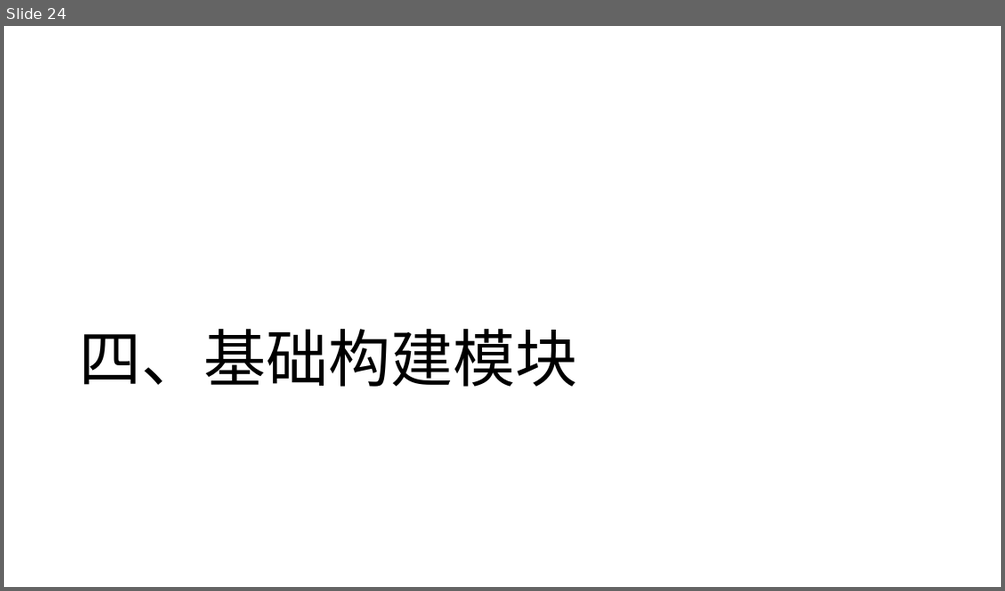
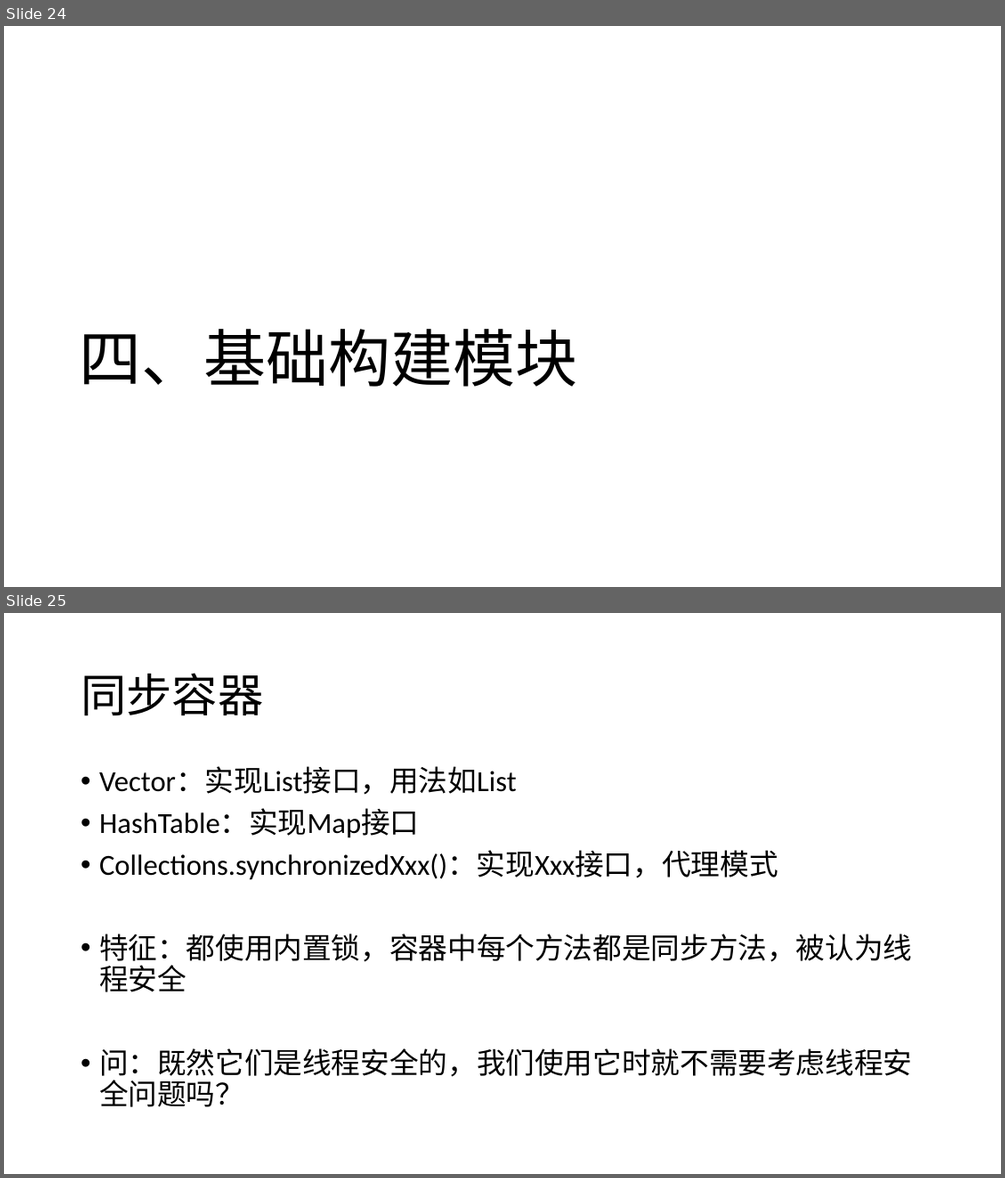
Before and after one commit to GerogeLeon/multithread_demo, a slide deck: JAVA并发编程.pptx. Shown one above the other, each under a label of ours: slide 24 before the commit, slides 24 and 25 after it. The pictures are 1005x591 and 1005x1178 pixels, drawn with LibreOffice and Linux fonts; fonts in the diff are those of the drawing. Boxes give left, top, right and bottom in pixels: in the first picture for what was removed or moved away, otherwise in the second. Text is boxed around its words. In the diff, an @@ line names an element or a change of style, - is before the commit and + after.

```diff
--- a/JAVA并发编程.pptx
+++ b/JAVA并发编程.pptx
@@ slide 25 added at <box>4,613,1001,1174</box>, background #FFFFFF @@
@@ title added at <box>81,673,263,716</box>, 44 pt, text #000000 @@
+同步容器
@@ text added at <box>99,767,912,1107</box>, 28 pt, text #000000 @@
+• Vector：实现List接口，用法如List
+• HashTable：实现Map接口
+• Collections.synchronizedXxx()：实现Xxx接口，代理模式
+• 特征：都使用内置锁，容器中每个方法都是同步方法，被认为线程安全
+• 问：既然它们是线程安全的，我们使用它时就不需要考虑线程安全问题吗？
```
Also in this commit, not shown: 2 other slides added, 7 other files.
